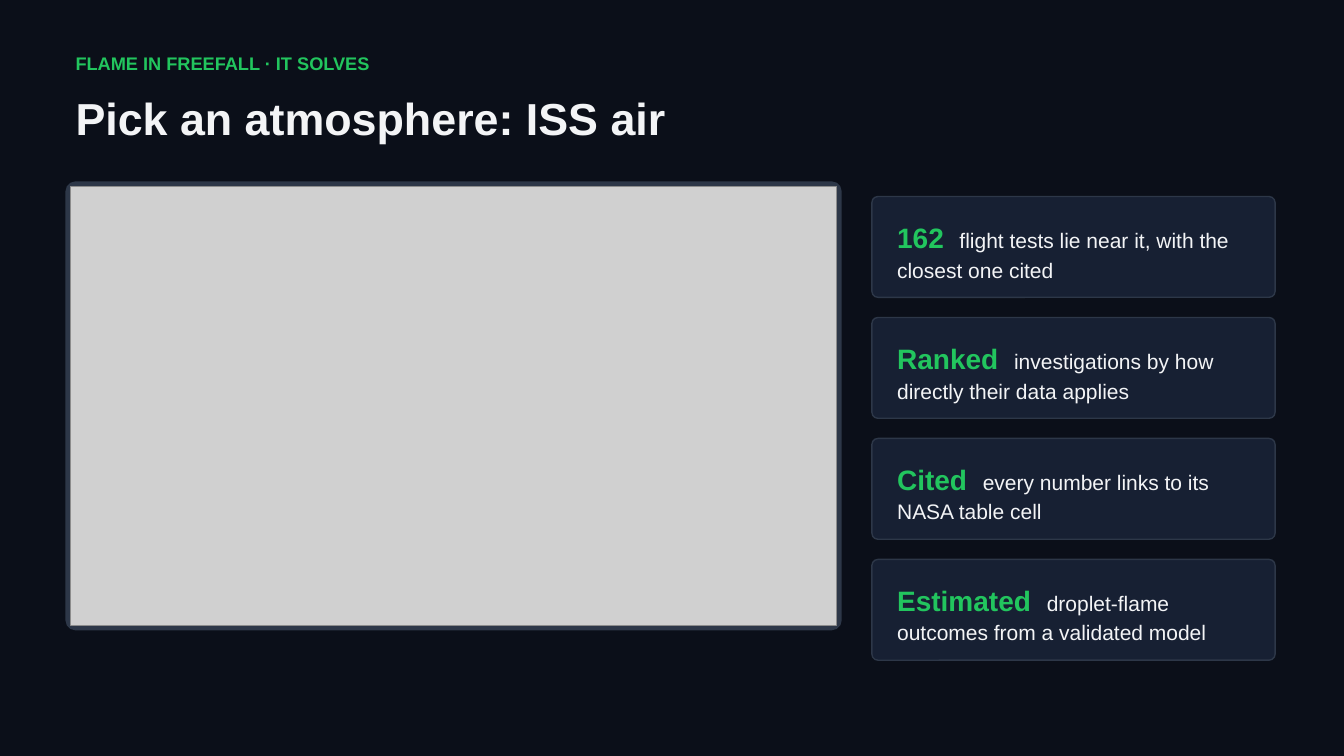
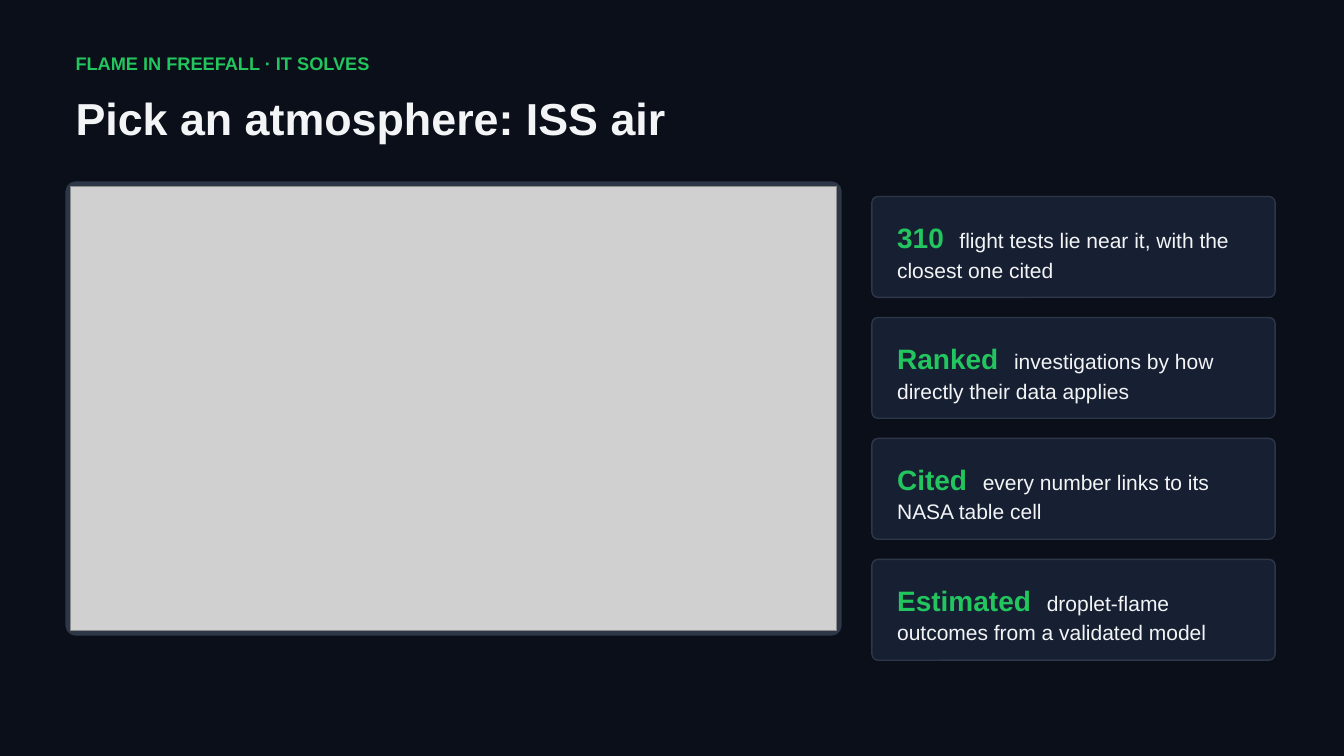
Before and after one commit to FCDS-College/Nasa, a slide deck: slide 3 of docs/presentations/flame-in-freefall-3min-pitch.pptx. Drawn at 1344x756 pixels with LibreOffice and Linux fonts; fonts in the diff are those of the drawing; grey boxes stand for pictures. Boxes give left, top, right and bottom in pixels: in the first picture for what was removed or moved away, otherwise in the second. Text is boxed around its words. In the diff, an @@ line names an element or a change of style, - is before the commit and + after.

```diff
--- a/docs/presentations/flame-in-freefall-3min-pitch.pptx
+++ b/docs/presentations/flame-in-freefall-3min-pitch.pptx
@@ rounded rectangle resized from (x1=67, y1=182, x2=841, y2=629) to (x1=67, y1=182, x2=841, y2=635) @@
@@ picture resized from (x1=71, y1=187, x2=837, y2=625) to (x1=71, y1=187, x2=837, y2=631) @@
@@ text at (x1=897, y1=228, x2=1229, y2=278): text changed @@
-162 flight tests lie near it, with the closest one cited
+310 flight tests lie near it, with the closest one cited
```
Also in this commit, not shown: 3 other slides changed, 10 other files.
